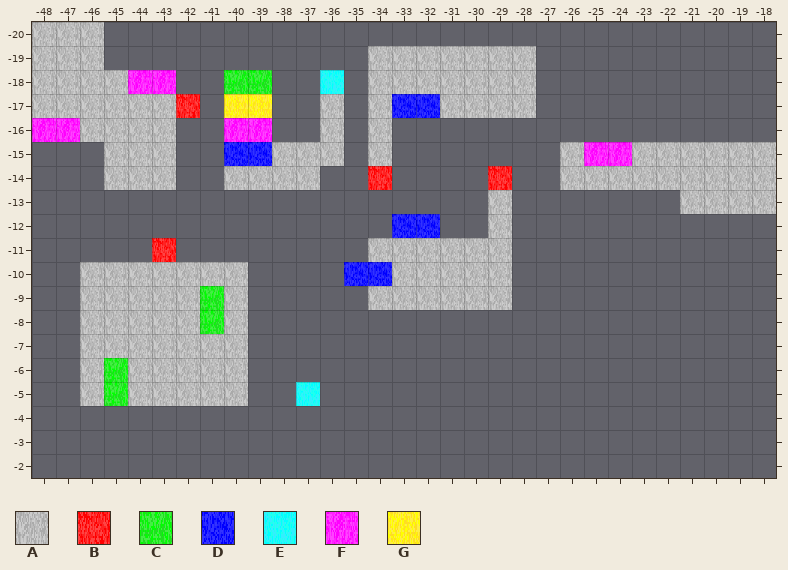
An edit to a level. Tiled map, tiled/luanti_sokoblox_map.tmx. Above: the version before the commit.
Cells are 32x32 px. Shown: x -48..-18, y -20..-2.
Key: from "sokoblox_luanti": A 0 "sokoblox_stone", B 7 "sokoblox_red", C 8 "sokoblox_green", D 9 "sokoblox_blue", E 10 "sokoblox_cyan", F 11 "sokoblox_magenta", G 12 "sokoblox_yellow".
_ is an empty cell.
Layer "Tile Layer 1" before, first column x -48:
-20 AAA____________________________
-19 AAA___________AAAAAAA__________
-18 AAAAFF__CC__E_AAAAAAA__________
-17 AAAAAAB_GG__A_ADDAAAA__________
-16 FFAAAA__FF__A_A________________
-15 ___AAA__DDAAA_A_______AFFAAAAAA
-14 ___AAA__AAAA__B____B__AAAAAAAAA
-13 ___________________A_______AAAA
-12 _______________DD__A___________
-11 _____B________AAAAAA___________
-10 __AAAAAAA____DDAAAAA___________
 -9 __AAAAACA_____AAAAAA___________
 -8 __AAAAACA______________________
 -7 __AAAAAAA______________________
 -6 __ACAAAAA______________________
 -5 __ACAAAAA__E___________________
 -4 _______________________________
 -3 _______________________________
 -2 _______________________________
New version:
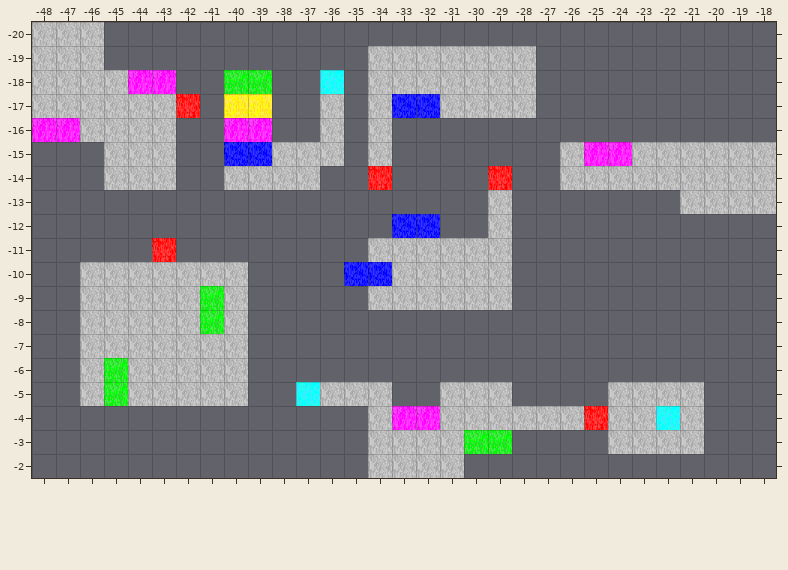
From the commit log: remove ghost collisions on unloaded levels
From old to new:
Layer "Tile Layer 1":
Tile A now appears in row -5 at x -36 to -34, -31 to -29 and -24 to -21; in row -4 at x -34, -31 to -26, -24 to -23 and -21; in row -3 at x -34 to -31 and -24 to -21; in row -2 at x -34 to -31.
Tile B now appears in row -4 at x -25.
Tile C now appears in row -3 at x -30 to -29.
Tile E now appears in row -4 at x -22.
Tile F now appears in row -4 at x -33 to -32.
Where, in picture pixels (left, top, right, bottom), the same in both pictures:
added: (320, 382, 704, 478)
